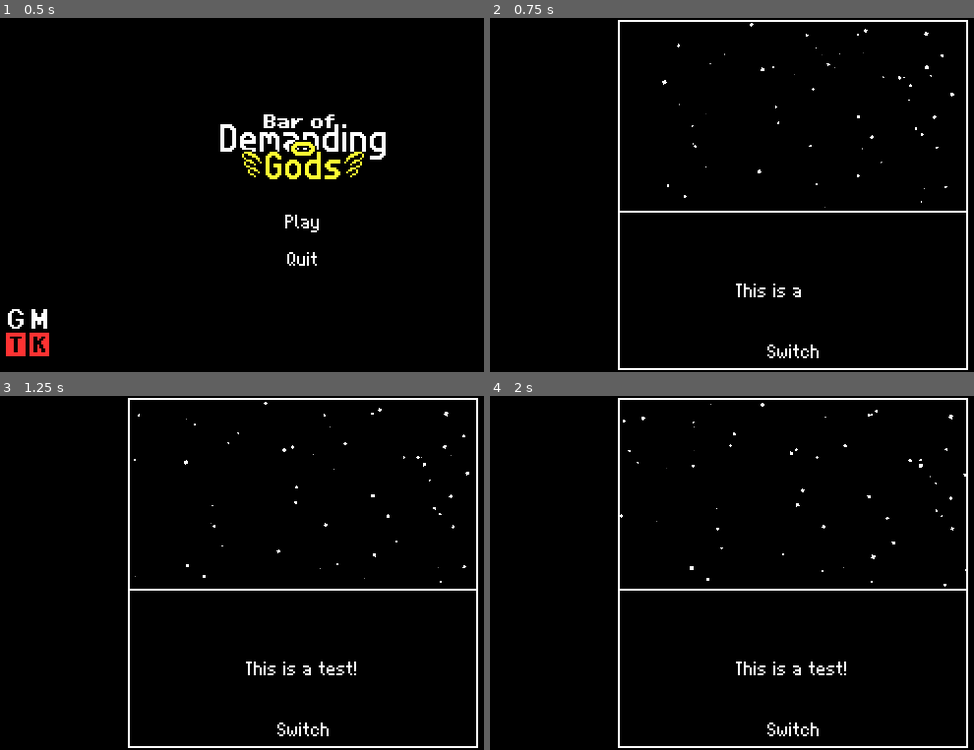
Above: before the commit, frames 1-4 (two rows, left to right).
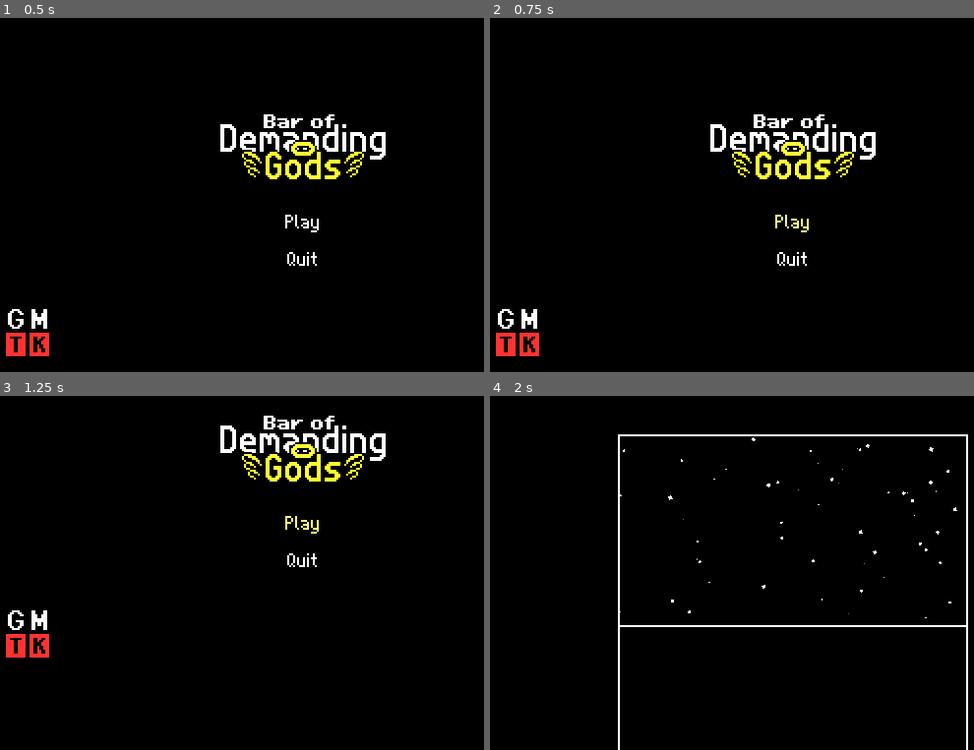
Above: after the commit, the same moments.

Repository: Banalian/BitBiscuit-GMTK2024
Game: Godot game, scene res://Scenes/main_menu.tscn
Two runs of this game, one before a commit and one after it. Both use one fixed random seed, a clock stepped at 60 frames per second and the inputs below.
Inputs (mouse positions are in pixels of both pictures, inside the frame that each line leads up to):
- Up to frame 1 (0.5 s): no input
- Up to frame 2 (0.75 s): click "Play" at 0.5 s
- Up to frame 3 (1.25 s): no input
- Up to frame 4 (2 s): click (794, 523) at 1.25 s, where only the run after the commit has a clickable "Play"

Frame 1 is identical in both runs. In frame 2, 5.3% of the frame differs, in the area x 1-99%, y 0-100%; in frame 3, 5.4%; in frame 4, 2.8%.

Commit message:
Add main menu to main transition

Diff:
--- a/Scenes/main_menu.tscn
+++ b/Scenes/main_menu.tscn
@@ -7,6 +7,9 @@
 
 [node name="MainMenu" type="Node2D"]
 script = ExtResource("1_8i4vs")
+
+[node name="Camera2D" type="Camera2D" parent="."]
+position = Vector2(160, 90)
 
 [node name="GameLogo" type="Node2D" parent="."]
 position = Vector2(160, 60)
--- a/Scripts/main.gd
+++ b/Scripts/main.gd
@@ -11,7 +11,13 @@
 
 
 func _ready() -> void:
-	set_dialogue("This is a test!")
+	camera.position.y = -90.0
+	camera.position_smoothing_enabled = false
+	set_dialogue("")
+	var transition_tween = create_tween().set_trans(Tween.TRANS_QUART).set_ease(Tween.EASE_OUT)
+	transition_tween.tween_property(camera, "position", Vector2(160.0, 90.0), 1.0)
+	await transition_tween.finished
+	camera.position_smoothing_enabled = true
 
 
 func set_dialogue(text) -> void:
--- a/Scripts/main_menu.gd
+++ b/Scripts/main_menu.gd
@@ -2,6 +2,7 @@
 
 @onready var game_logo_top = $GameLogo/GameLogoTop
 @onready var game_logo_bottom = $GameLogo/GameLogoBottom
+@onready var camera = $Camera2D
 
 
 func _process(delta: float) -> void:
@@ -9,6 +10,9 @@
 
 
 func _on_button_play_pressed() -> void:
+	var transition_tween = create_tween().set_trans(Tween.TRANS_QUART).set_ease(Tween.EASE_IN)
+	transition_tween.tween_property(camera, "position", Vector2(160.0, 270.0), 1.0)
+	await transition_tween.finished
 	get_tree().change_scene_to_file("res://Scenes/main.tscn")
 
 
Not shown, added: Assets/Textures/UI/Shelf.png.import
Not shown, changed: Prototyping/GameScreen2.pdn
